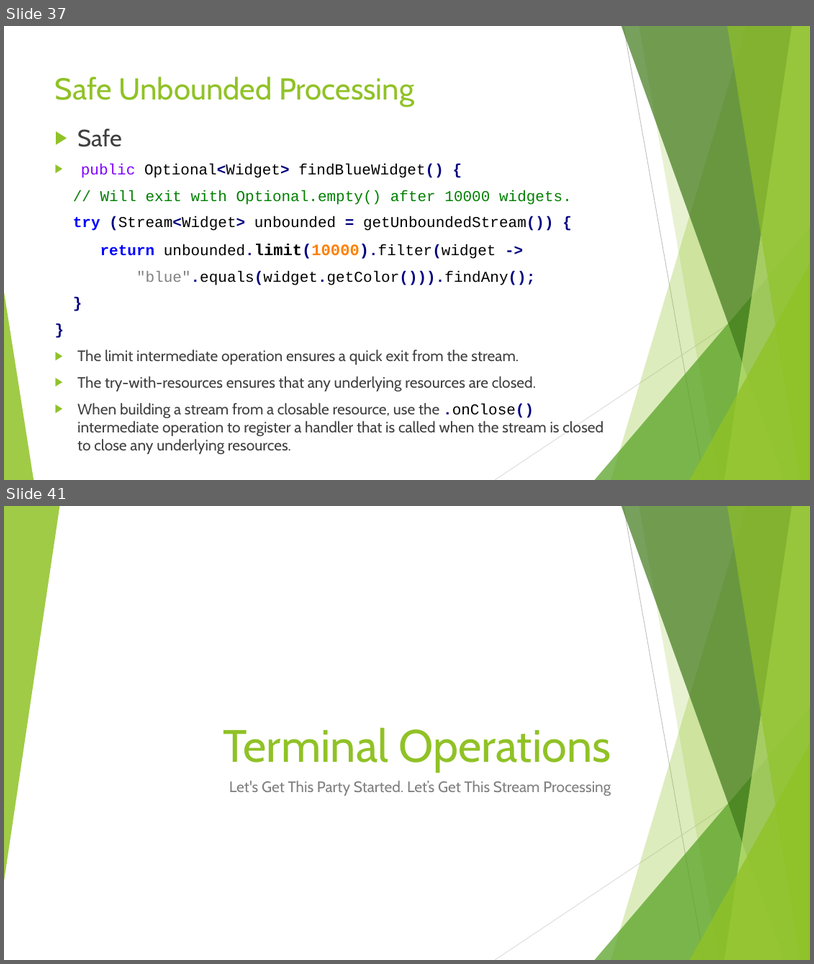
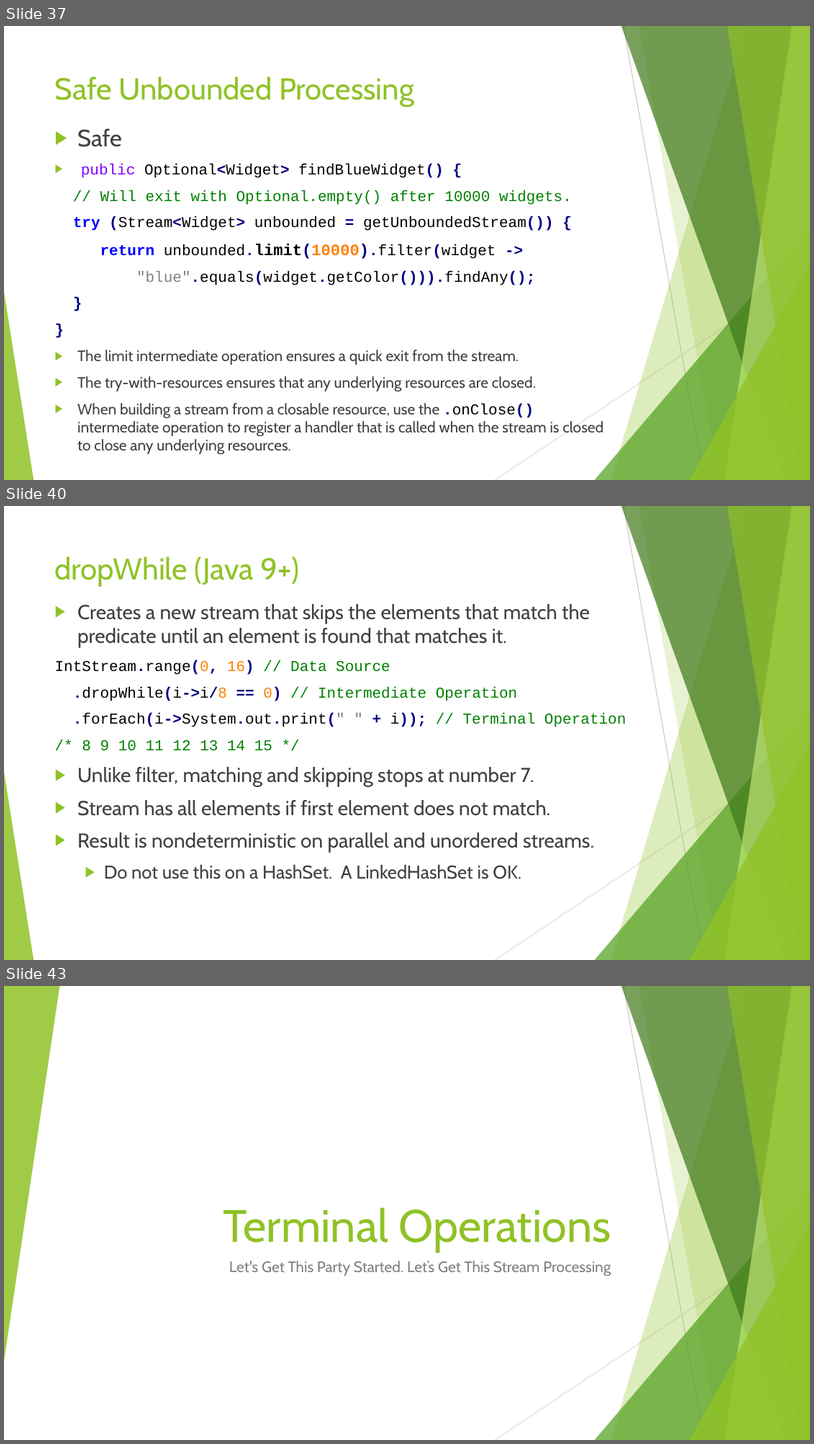
Before and after one commit to RichardRoda/2017-CodePaLOUsa-Lambda, a slide deck: Learning to Love the Lambda in the Stream.pptx. Shown one above the other, each under a label of ours: slides 37 and 41 before the commit, slides 37, 40 and 43 after it; the slides between them are not shown. The pictures are 814x964 and 814x1444 pixels, drawn with LibreOffice and Linux fonts; fonts in the diff are those of the drawing. Boxes give left, top, right and bottom in pixels: in the first picture for what was removed or moved away, otherwise in the second. Text is boxed around its words. In the diff, an @@ line names an element or a change of style, - is before the commit and + after.

Commit message:
Get slides up to date with Java 18 (suggested by Grant C.).  Make some examples more concrete so that it is more apparent how lambdas can help in day to day code (suggested by Babu P).

```diff
--- a/Learning to Love the Lambda in the Stream.pptx
+++ b/Learning to Love the Lambda in the Stream.pptx
@@ slide 40 added at bbox=[4, 506, 810, 960], background #FFFFFF; not listed: 10 template elements that a slide beside it also shows @@
@@ title added at bbox=[55, 556, 299, 587], 36 pt, text #90C226 @@
+dropWhile (Java 9+)
@@ text added at bbox=[55, 604, 626, 879], 24 pt, text #404040 @@
+▶ Creates a new stream that skips the elements that match the predicate until an element is found that matches it.
+IntStream.range(0, 16) // Data Source
+.dropWhile(i->i/8 == 0) // Intermediate Operation
+.forEach(i->System.out.print(" " + i)); // Terminal Operation
+/* 8 9 10 11 12 13 14 15 */
+▶ Unlike filter, matching and skipping stops at number 7.
+▶ Stream has all elements if first element does not match.
+▶ Result is nondeterministic on parallel and unordered streams.
+  ▶ Do not use this on a HashSet. A LinkedHashSet is OK.
@@ what was slide 41 is now slide 43 @@
```
Also in this commit, not shown: 10 slides changed, 2 other slides added, 1 other file.
